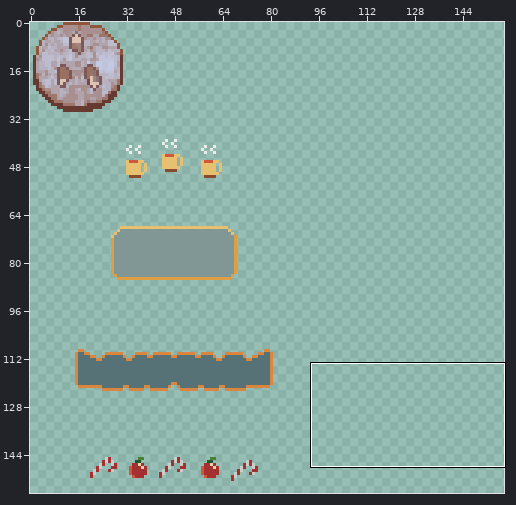
File history of a sprite sheet, tilesets/signs.png. The picture above shows the old version from afar; the outline marks the close-up.
Close-up. Old version:
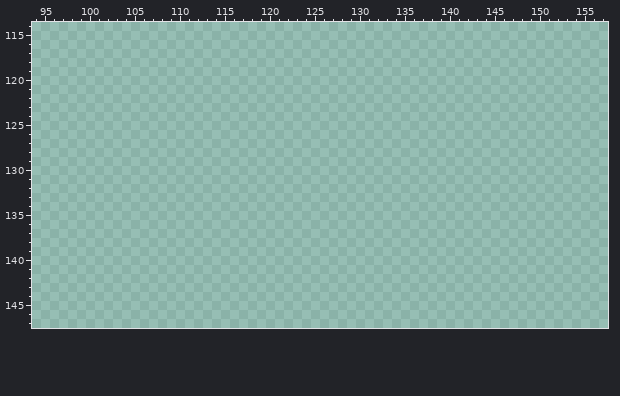
The file is 320x160 pixels. Colours within 5 levels of each other are drawn and written as one. Shown: x 94..157, y 114..147. The wide view leaves out empty margins.
After:
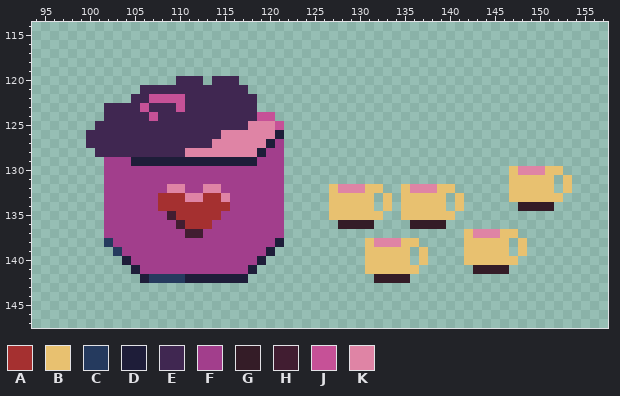
Palette (. is transparent): A #a53030  B #e8c170  C #253a5e  D #1e1d39  E #402751  F #a23e8c  G #341c27  H #411d31  J #c65197  K #df84a5
Diff:
The author put colour A in row 133 at x 108 to 110 and 113 to 114; in row 134 at x 108 to 115; in row 135 at x 110 to 114; in row 136 at x 111 to 113.
The author put colour B in row 130 at x 147 and 151 to 152; in row 131 at x 147 to 151 and 153; in row 132 at x 127, 131 to 132, 135, 139 to 140, 147 to 151 and 153; in row 133 at x 127 to 131, 133, 135 to 139, 141 and 147 to 152; in row 134 at x 127 to 131, 133, 135 to 139 and 141; in row 135 at x 127 to 132 and 135 to 140.
The author put colour B in row 137 at x 142 and 146 to 147; in row 138 at x 131, 135 to 136, 142 to 146 and 148; in row 139 at x 131 to 135, 137, 142 to 146 and 148; in row 140 at x 131 to 135, 137 and 142 to 147; in row 141 at x 131 to 136.
The author put colour C in row 138 at x 102; in row 139 at x 103; in row 142 at x 107 to 110.
The author put colour D in row 126 at x 121; in row 127 at x 120; in row 128 at x 119; in row 129 at x 105 to 118; in row 138 at x 121; in row 139 at x 120.
The author put colour D in row 140 at x 104 and 119; in row 141 at x 105 and 118; in row 142 at x 106 and 111 to 117.
The author put colour E in row 120 at x 110 to 112 and 114 to 116; in row 121 at x 106 to 117; in row 122 at x 105 to 106 and 111 to 118; in row 123 at x 102 to 105, 107 to 109 and 111 to 118; in row 124 at x 102 to 106 and 108 to 118; in row 125 at x 101 to 117.
The author put colour E in row 126 at x 100 to 114; in row 127 at x 100 to 113; in row 128 at x 101 to 110.
The author put colour F in row 127 at x 121; in row 128 at x 120 to 121; in row 129 at x 102 to 104 and 119 to 121; in rows 130 to 131 at x 102 to 121; in row 132 at x 102 to 108, 111 to 112 and 115 to 121; in rows 133 to 134 at x 102 to 107 and 116 to 121.
The author put colour F in row 135 at x 102 to 108 and 115 to 121; in row 136 at x 102 to 109 and 114 to 121; in row 137 at x 102 to 110 and 113 to 121; in row 138 at x 103 to 120; in row 139 at x 104 to 119; in row 140 at x 105 to 118.
The author put colour F in row 141 at x 106 to 117.
The author put colour G in row 134 at x 148 to 151; in row 136 at x 128 to 131 and 136 to 139; in row 141 at x 143 to 146; in row 142 at x 132 to 135.
The author put colour H in row 135 at x 109; in row 136 at x 110; in row 137 at x 111 to 112.
The author put colour J in row 122 at x 107 to 110; in row 123 at x 106 and 110; in row 124 at x 107 and 119 to 120; in row 125 at x 121.
The author put colour K in row 125 at x 118 to 120; in row 126 at x 115 to 120; in row 127 at x 114 to 119; in row 128 at x 111 to 118; in row 130 at x 148 to 150; in row 132 at x 109 to 110, 113 to 114, 128 to 130 and 136 to 138.
The author put colour K in row 133 at x 111 to 112 and 115; in row 137 at x 143 to 145; in row 138 at x 132 to 134.
